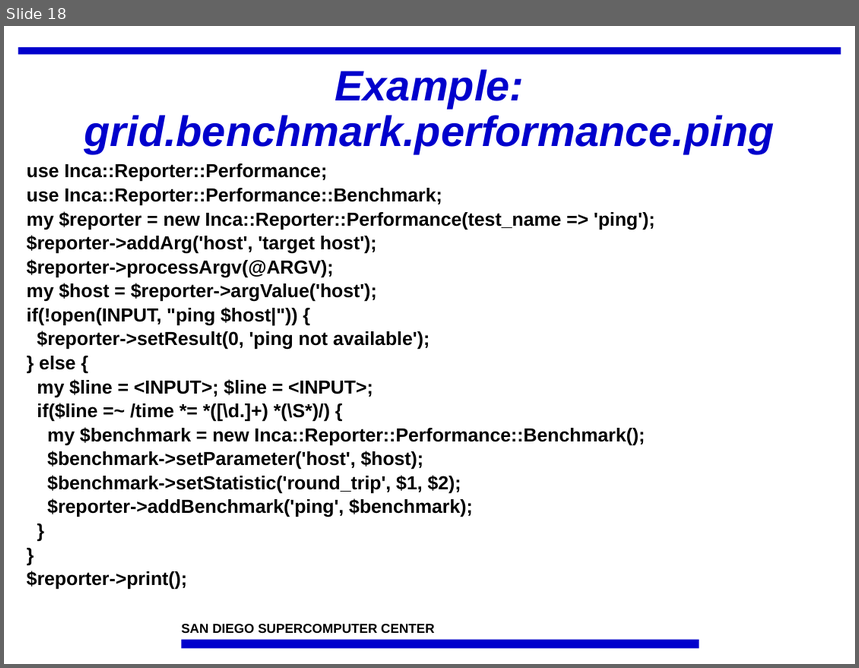
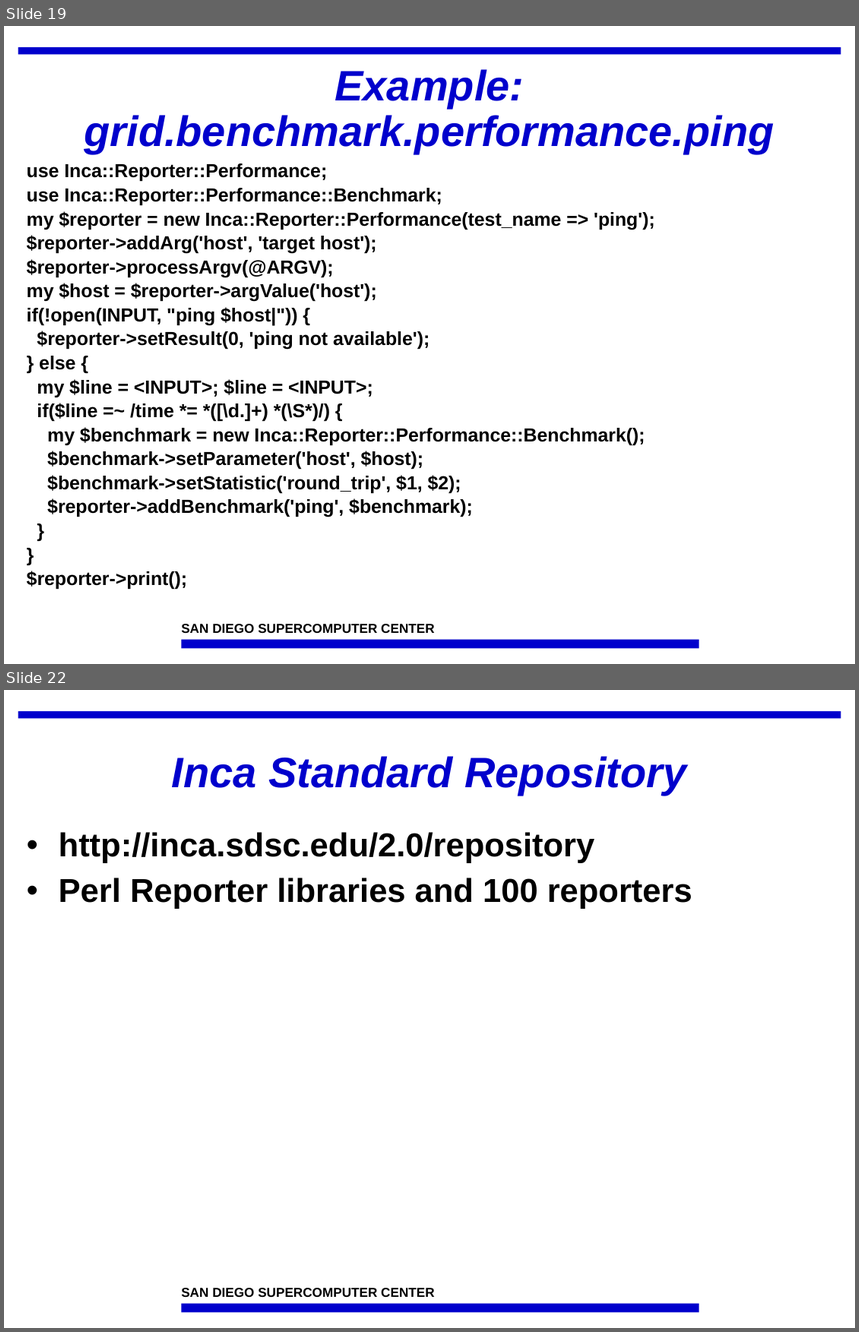
Before and after one commit to IncaProject/inca-xsede, a slide deck: talks/incaReporters.ppt. Shown one above the other, each under a label of ours: slide 18 before the commit, slides 19 and 22 after it; the slides between them are not shown. The pictures are 859x668 and 859x1332 pixels, drawn with LibreOffice and Linux fonts; fonts in the diff are those of the drawing; background and template pictures are left out. Boxes give left, top, right and bottom in pixels: in the first picture for what was removed or moved away, otherwise in the second. Text is boxed around its words. In the diff, an @@ line names an element or a change of style, - is before the commit and + after.

```diff
--- a/talks/incaReporters.ppt
+++ b/talks/incaReporters.ppt
@@ slide 22 added at bbox=[4, 690, 855, 1328], background #FFFFFF; not listed: 3 template elements that a slide beside it also shows @@
@@ title added at bbox=[172, 756, 686, 795], 36 pt, text #0000CC, bold, italic @@
+Inca Standard Repository
@@ text added at bbox=[59, 832, 693, 909], 28 pt, text #000000, bold @@
+• http://inca.sdsc.edu/2.0/repository
+• Perl Reporter libraries and 100 reporters
@@ what was slide 18 is now slide 19 @@
```
Also in this commit, not shown: 2 slides changed, 4 other slides added, 1 slide removed.
